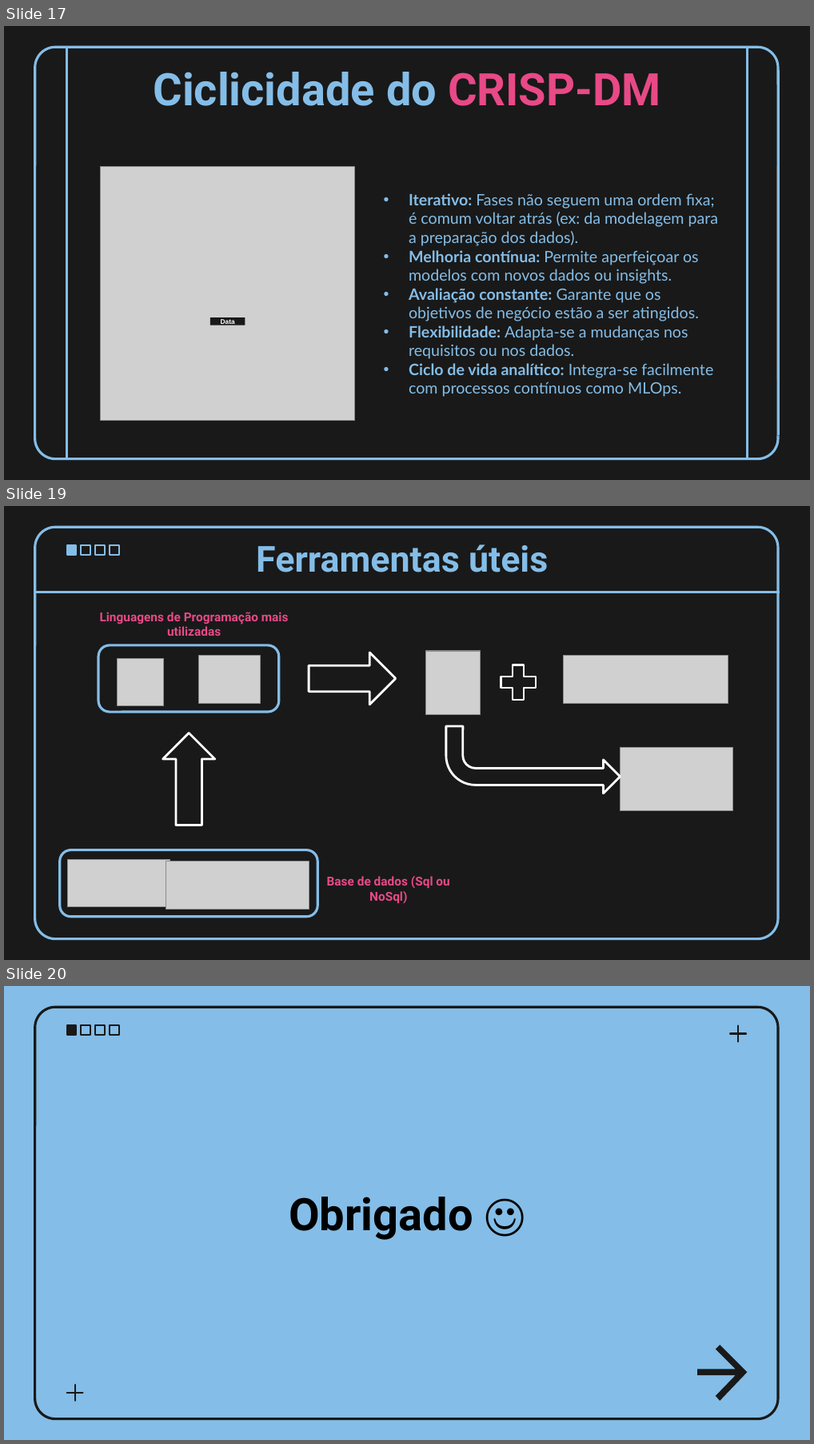
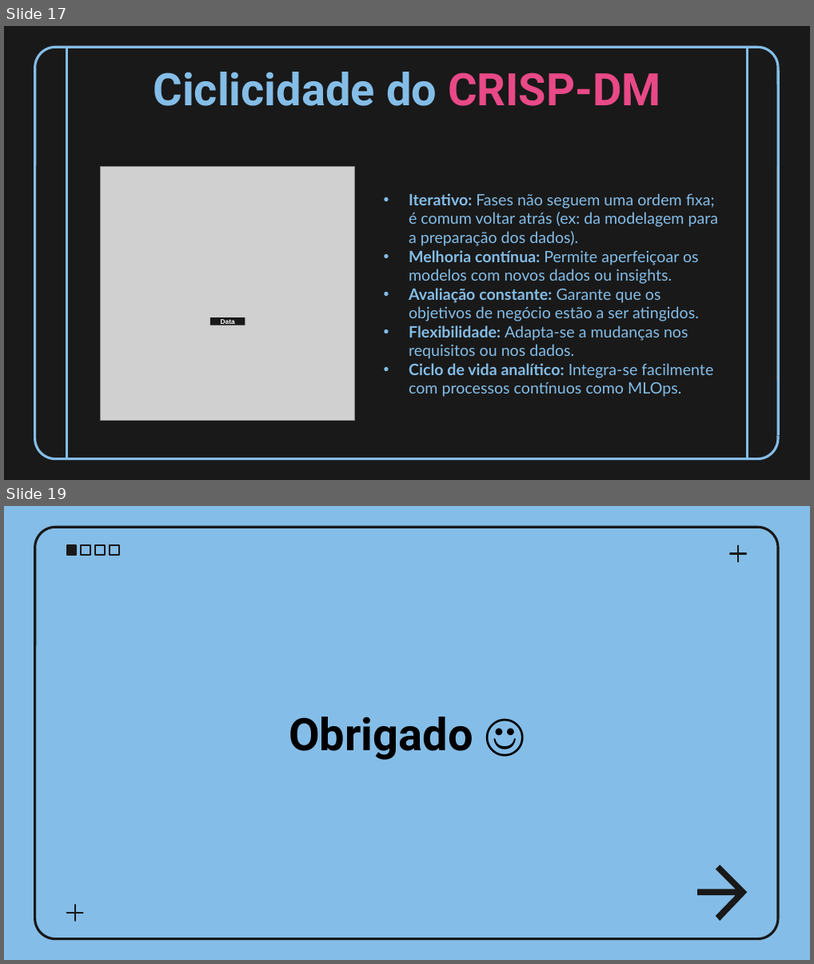
Before and after one commit to Vullkano/python-for-tech-leaders, a slide deck: 5. AI/Slides.pptx. Shown one above the other, each under a label of ours: slides 17, 19 and 20 before the commit, slides 17 and 19 after it; the slides between them are not shown. The pictures are 814x1444 and 814x964 pixels, drawn with LibreOffice and Linux fonts; fonts in the diff are those of the drawing; grey boxes stand for pictures. Boxes give left, top, right and bottom in pixels: in the first picture for what was removed or moved away, otherwise in the second. Text is boxed around its words. In the diff, an @@ line names an element or a change of style, - is before the commit and + after.

```diff
--- a/5. AI/Slides.pptx
+++ b/5. AI/Slides.pptx
@@ slide 19 removed at (4, 506, 810, 960), background #191919; not listed: 1 template element that a slide beside it also shows @@
@@ group removed at (67, 545, 119, 555): 4 rectangles @@
@@ title removed at (256, 544, 548, 572) @@
-Ferramentas úteis
@@ line removed from (34, 592) to (780, 592) @@
@@ text removed at (100, 612, 289, 636) @@
-Linguagens de Programação mais utilizadas
@@ rounded rectangle removed at (98, 645, 279, 712) @@
@@ picture removed at (118, 659, 164, 706) @@
@@ picture removed at (199, 655, 261, 703) @@
@@ right arrow removed at (309, 652, 396, 705) @@
@@ picture removed at (426, 651, 481, 715) @@
@@ plus sign removed at (495, 659, 542, 706) @@
@@ picture removed at (564, 655, 728, 703) @@
@@ right arrow removed at (162, 733, 215, 825) @@
@@ bent arrow removed at (446, 726, 620, 793) @@
@@ picture removed at (620, 747, 733, 811) @@
@@ rounded rectangle removed at (60, 849, 318, 916) @@
@@ picture removed at (68, 860, 170, 907) @@
@@ picture removed at (166, 861, 309, 908) @@
@@ text removed at (327, 876, 450, 903) @@
-Base de dados (Sql ou NoSql)
@@ what was slide 20 is now slide 19 @@
```
Also in this commit, not shown: 1 slide added, 1 other slide removed, 9 other files.
